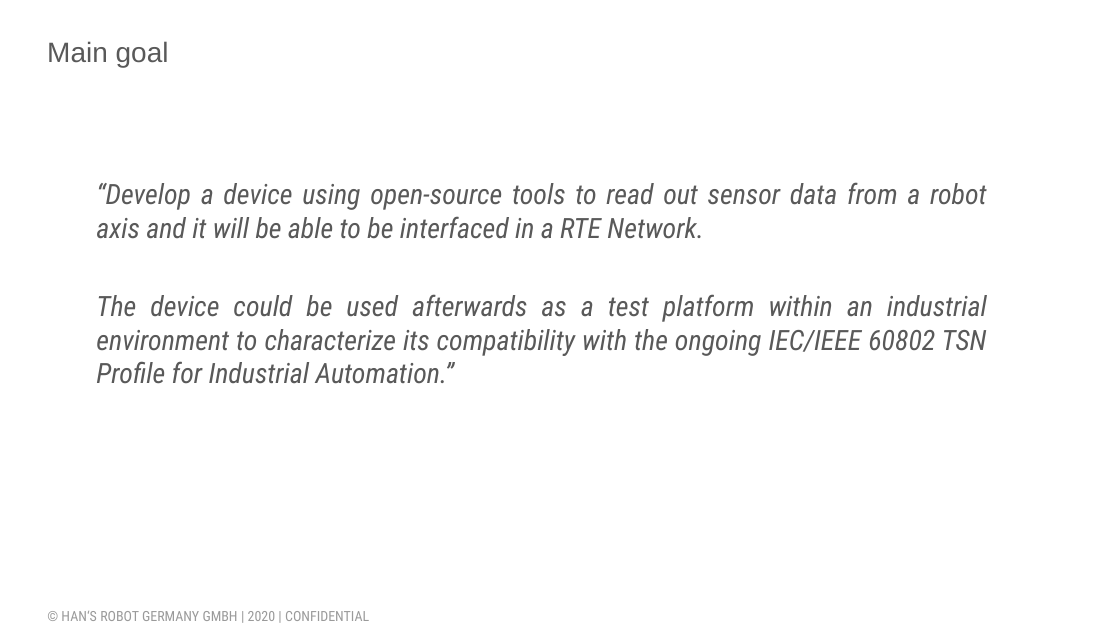
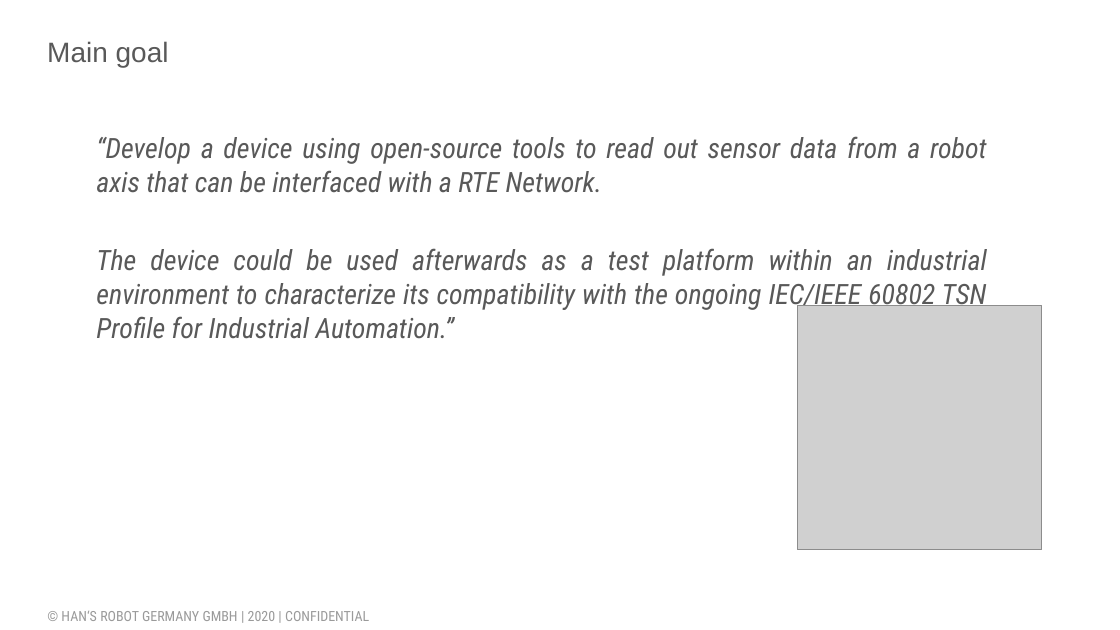
Before and after one commit to CarlosReyesHans/Projektarbeit, a slide deck: slide 5 of 03_Documentation/Presentation/Kick off presentation_v4.pptx. Drawn at 1120x630 pixels with LibreOffice and Linux fonts; fonts in the diff are those of the drawing; grey boxes stand for pictures; background and template pictures are left out. Boxes give left, top, right and bottom in pixels: in the first picture for what was removed or moved away, otherwise in the second. Text is boxed around its words. In the diff, an @@ line names an element or a change of style, - is before the commit and + after.

```diff
--- a/03_Documentation/Presentation/Kick off presentation_v4.pptx
+++ b/03_Documentation/Presentation/Kick off presentation_v4.pptx
@@ text "“Develop a device using open-source ...": place and size @@
-text "“Develop a device using open-source ..." at (96,182,987,384)
+text "“Develop a device using open-source ..." at (96,136,987,339)
@@ text at (96,136,987,193): text changed @@
-“Develop a device using open-source tools to read out sensor data from a robot axis and it will be able to be interfaced in a RTE Network.
+“Develop a device using open-source tools to read out sensor data from a robot axis that can be interfaced with a RTE Network.
@@ picture added at (797,305,1042,549) @@
```
Also in this commit, not shown: 6 other slides changed, 1 slide added, 1 slide removed, 12 other files.
